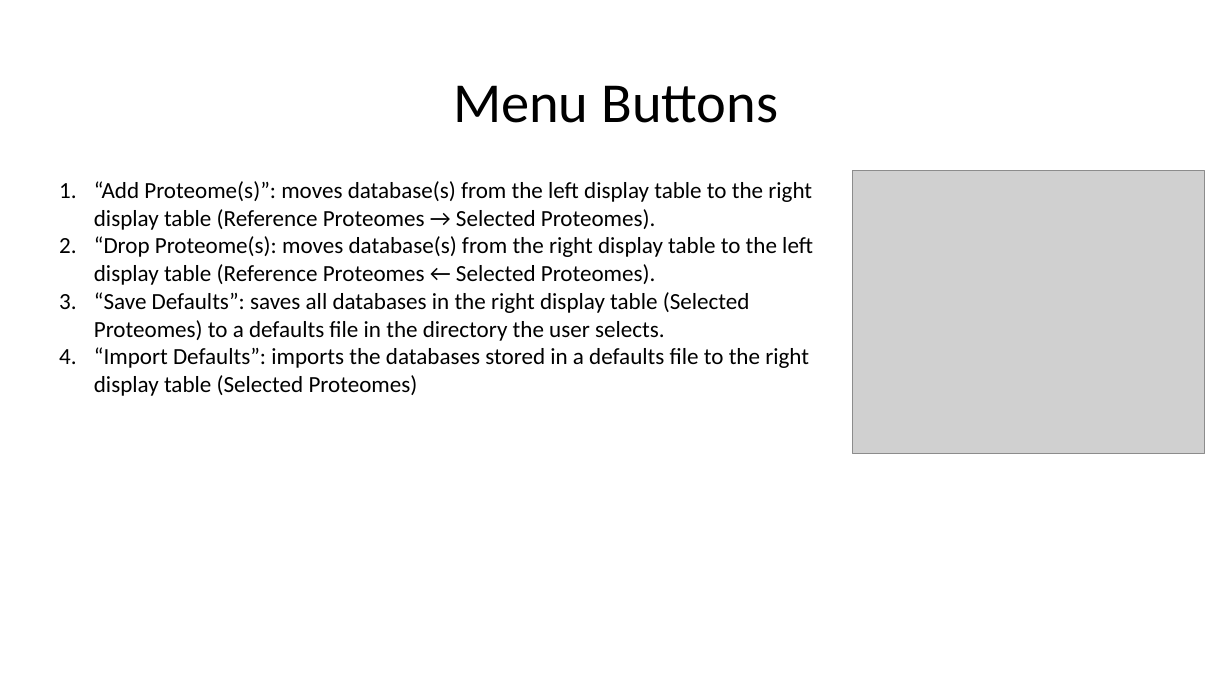
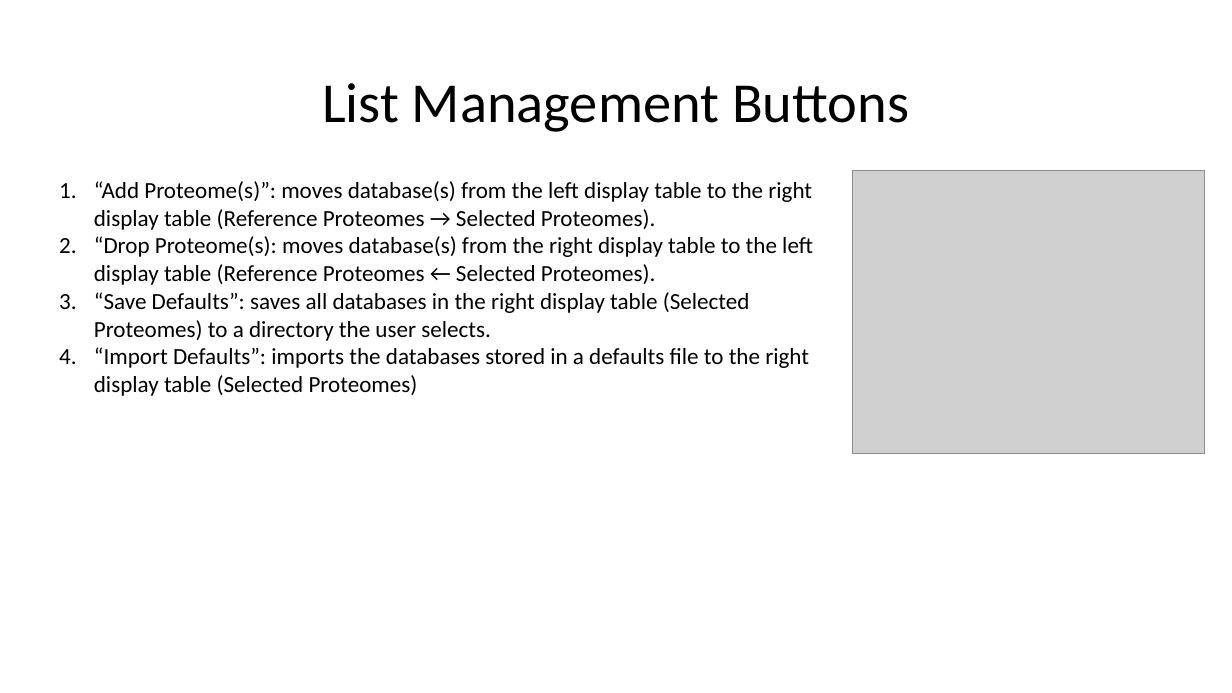
Before and after one commit to lily-liang12/Reference_Proteome_Manager, a slide deck: slide 11 of User Guide.pptx (slide 6 before the commit). Drawn at 1232x693 pixels with LibreOffice and Linux fonts; fonts in the diff are those of the drawing; grey boxes stand for pictures. Boxes give left, top, right and bottom in pixels: in the first picture for what was removed or moved away, otherwise in the second. Text is boxed around its words. In the diff, an @@ line names an element or a change of style, - is before the commit and + after.

```diff
--- a/User Guide.pptx
+++ b/User Guide.pptx
@@ title at [322, 83, 909, 132]: text changed @@
-Menu Buttons
+List Management Buttons
@@ text at [94, 292, 750, 341]: text changed @@
-3. “Save Defaults”: saves all databases in the right display table (Selected Proteomes) to a defaults file in the directory the user selects.
+3. “Save Defaults”: saves all databases in the right display table (Selected Proteomes) to a directory the user selects.
```
Also in this commit, not shown: 4 other slides changed, 5 slides added.
